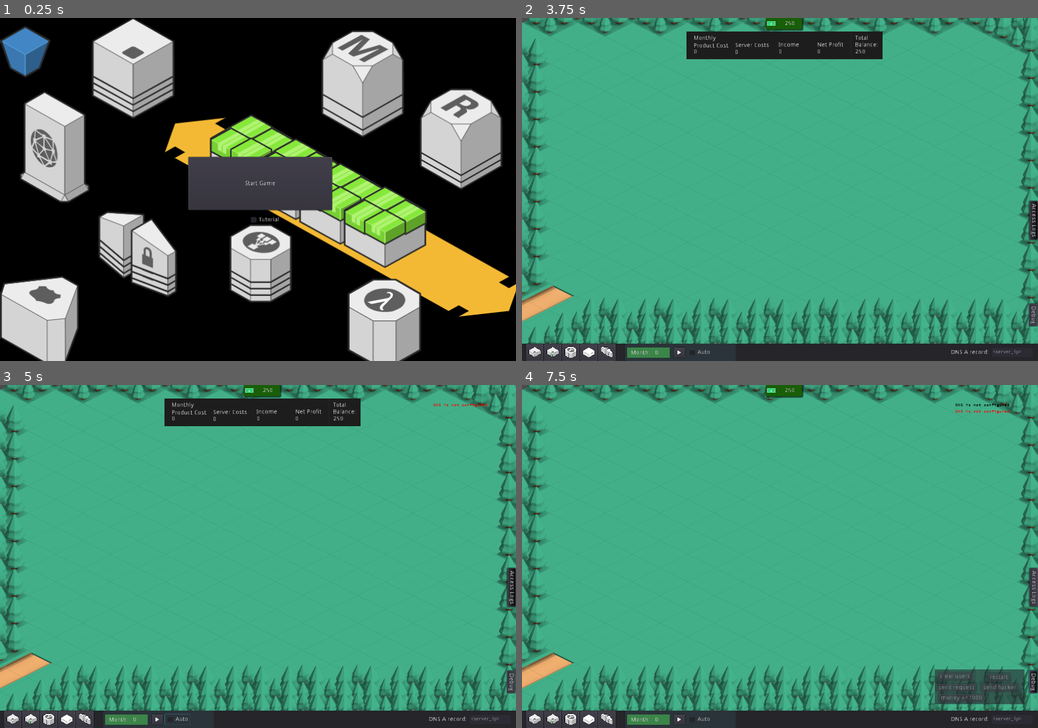
Above: before the commit, frames 1-4 (two rows, left to right).
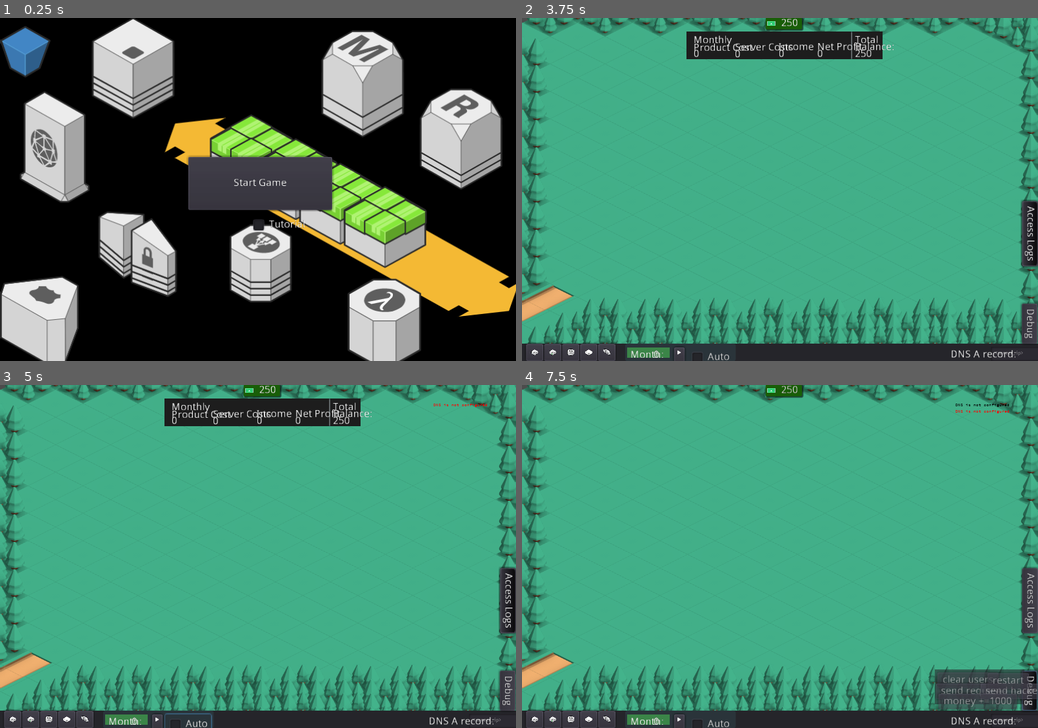
Above: after the commit, the same moments.

Repository: yigitbey/CloudArchitect
Game: Godot game, scene res://Level.tscn
Two runs of this game, one before a commit and one after it. Both use one fixed random seed, a clock stepped at 60 frames per second and the inputs below.
Inputs (mouse positions are in pixels of both pictures, inside the frame that each line leads up to):
- Up to frame 1 (0.25 s): no input
- Up to frame 2 (3.75 s): click (589, 350) at 0.5 s; click (589, 350) at 1.25 s; click (604, 350) at 2 s; click (604, 350) at 2.75 s; click "Start Game" at 3.5 s
- Up to frame 3 (5 s): click "Auto" at 4.25 s
- Up to frame 4 (7.5 s): click "" at 5 s; click "250" at 5.75 s; click "Access Logs" at 6.5 s; click "Debug" at 7.25 s

The runs differ from the first frame. In frame 1, 0.4% of the frame differs, in the area x 36-65%, y 39-63%; in frame 2, 2.0%; in frame 3, 2.1%, in the area x 1-100%, y 0-100%; in frame 4, 2.0%.

Commit message:
enable hidpi option

Diff:
--- a/Level.tscn
+++ b/Level.tscn
@@ -326,6 +326,7 @@
 }
 
 [node name="Splash" type="TextureRect" parent="."]
+visible = false
 margin_right = 1208.0
 margin_bottom = 808.0
 theme = SubResource( 4 )
--- a/project.godot
+++ b/project.godot
@@ -36,6 +36,10 @@
 
 enabled=PoolStringArray( "FontAwesome5" )
 
+[gui]
+
+theme/use_hidpi=true
+
 [input]
 
 wheel_up={
